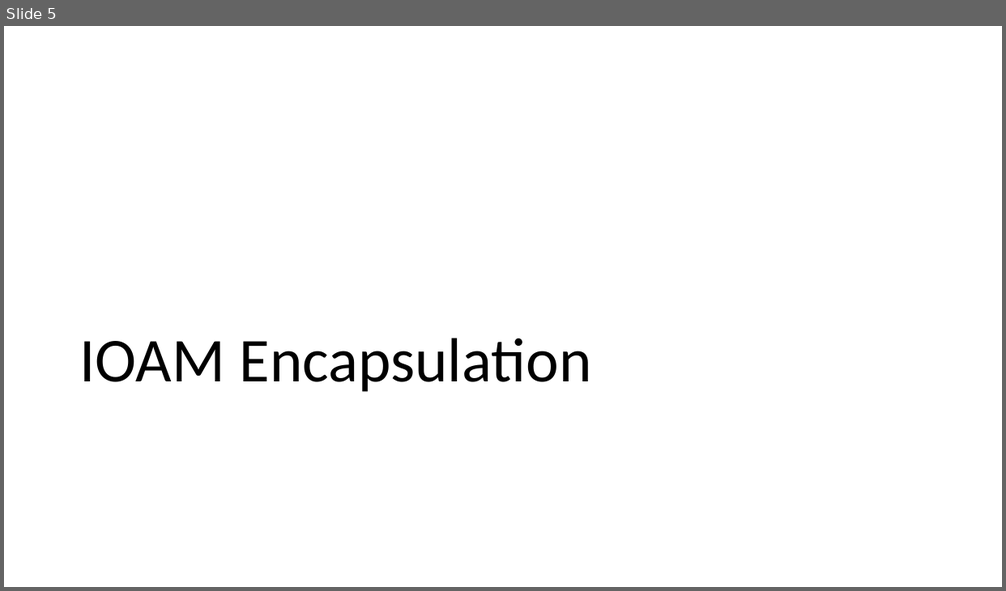
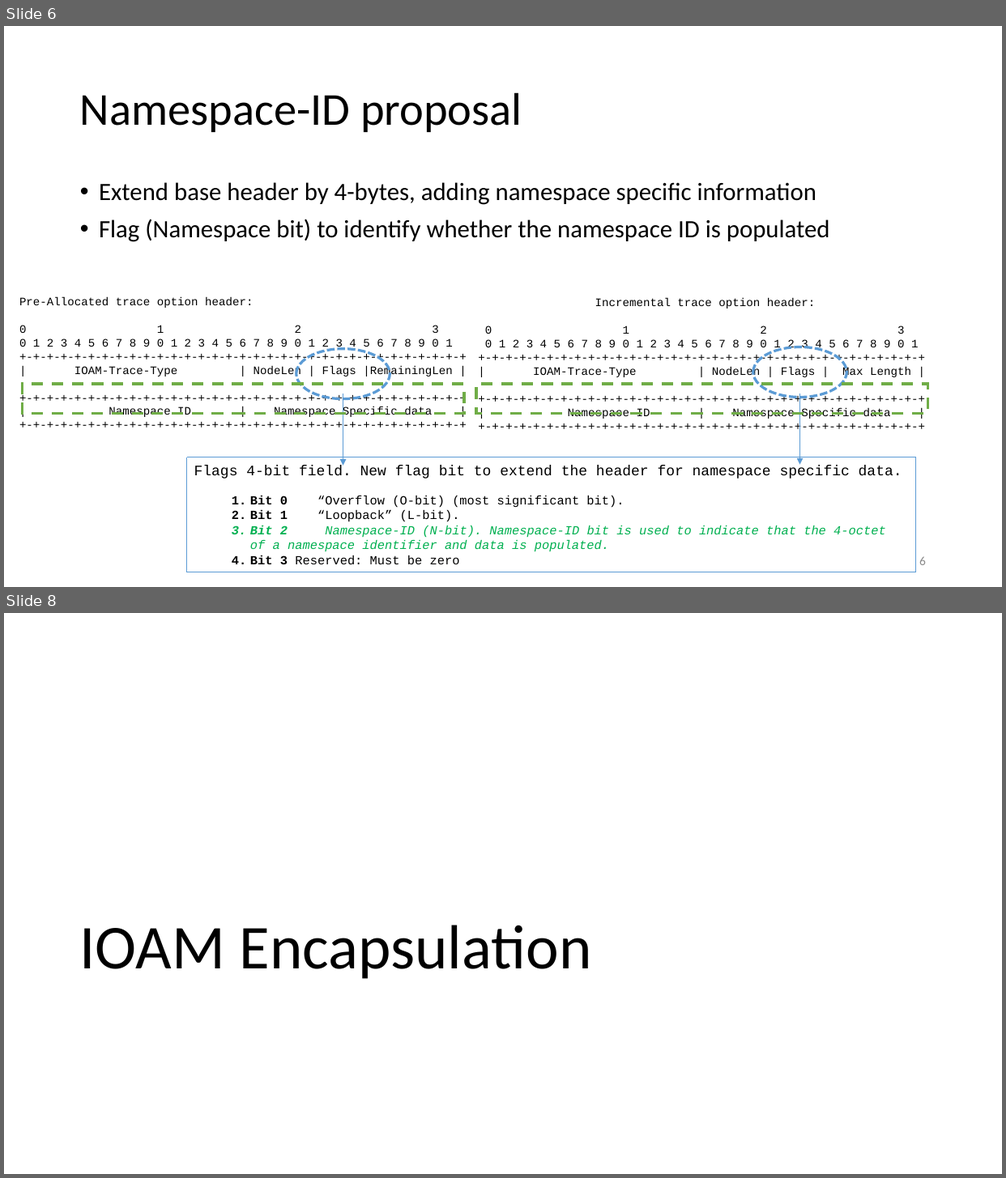
Before and after one commit to inband-oam/ietf, a slide deck: presentations/ioam-ippm-ietf102.pptx. Shown one above the other, each under a label of ours: slide 5 before the commit, slides 6 and 8 after it; the slides between them are not shown. The pictures are 1006x591 and 1006x1178 pixels, drawn with LibreOffice and Linux fonts; fonts in the diff are those of the drawing. Boxes give left, top, right and bottom in pixels: in the first picture for what was removed or moved away, otherwise in the second. Text is boxed around its words. In the diff, an @@ line names an element or a change of style, - is before the commit and + after.

Commit message:
Updates from Frank, Mickey on open issues for namespace and ipfix.

```diff
--- a/presentations/ioam-ippm-ietf102.pptx
+++ b/presentations/ioam-ippm-ietf102.pptx
@@ slide 6 added at box(4, 26, 1002, 587), background #FFFFFF @@
@@ title added at box(80, 92, 522, 132), 44 pt, text #000000 @@
+Namespace-ID proposal
@@ text added at box(99, 182, 830, 242), 24 pt, text #000000 @@
+• Extend base header by 4-bytes, adding namespace specific information
+• Flag (Namespace bit) to identify whether the namespace ID is populated
@@ text added at box(19, 297, 452, 419), 11 pt, text #000000 @@
+Pre-Allocated trace option header:
+0 1 2 3
+0 1 2 3 4 5 6 7 8 9 0 1 2 3 4 5 6 7 8 9 0 1 2 3 4 5 6 7 8 9 0 1
++-+-+-+-+-+-+-+-+-+-+-+-+-+-+-+-+-+-+-+-+-+-+-+-+-+-+-+-+-+-+-+-+
+| IOAM-Trace-Type | NodeLen | Flags |RemainingLen |
++-+-+-+-+-+-+-+-+-+-+-+-+-+-+-+-+-+-+-+-+-+-+-+-+-+-+-+-+-+-+-+-+
+| Namespace ID | Namespace Specific data |
++-+-+-+-+-+-+-+-+-+-+-+-+-+-+-+-+-+-+-+-+-+-+-+-+-+-+-+-+-+-+-+-+
@@ text added at box(485, 298, 918, 419), 11 pt, text #000000 @@
+Incremental trace option header:
+0 1 2 3
+0 1 2 3 4 5 6 7 8 9 0 1 2 3 4 5 6 7 8 9 0 1 2 3 4 5 6 7 8 9 0 1
++-+-+-+-+-+-+-+-+-+-+-+-+-+-+-+-+-+-+-+-+-+-+-+-+-+-+-+-+-+-+-+-+
+| IOAM-Trace-Type | NodeLen | Flags | Max Length |
++-+-+-+-+-+-+-+-+-+-+-+-+-+-+-+-+-+-+-+-+-+-+-+-+-+-+-+-+-+-+-+-+
+| Namespace ID | Namespace Specific data |
++-+-+-+-+-+-+-+-+-+-+-+-+-+-+-+-+-+-+-+-+-+-+-+-+-+-+-+-+-+-+-+-+
@@ ellipse added at box(296, 348, 390, 399), outline #5B9BD5 2.5 pt dashed @@
@@ ellipse added at box(753, 347, 847, 397), outline #5B9BD5 2.5 pt dashed @@
@@ rectangle added at box(22, 384, 464, 413), outline #70AD47 2.75 pt dashed @@
@@ rectangle added at box(476, 384, 928, 413), outline #70AD47 2.75 pt dashed @@
@@ arrow added from (343, 394) to (343, 466), #5B9BD5 0.5 pt @@
@@ arrow added from (799, 394) to (799, 465), #5B9BD5 0.5 pt @@
@@ rectangle added at box(187, 458, 916, 573), outline #5B9BD5 0.75 pt dashed, 12 pt, text #000000 @@
+Flags 4-bit field. New flag bit to extend the header for namespace specific data.
+  1. Bit 0 “Overflow (O-bit) (most significant bit).
+  2. Bit 1 “Loopback” (L-bit).
+  3. Bit 2 Namespace-ID (N-bit). Namespace-ID bit is used to indicate that the 4-octet of a namespace identifier and data is populated.
+  4. Bit 3 Reserved: Must be zero
@@ page number added at box(919, 557, 926, 565), 12 pt, text #8C8C8C @@
+6
@@ what was slide 5 is now slide 8 @@
```
Also in this commit, not shown: 4 slides changed, 3 other slides added, 1 other file.
